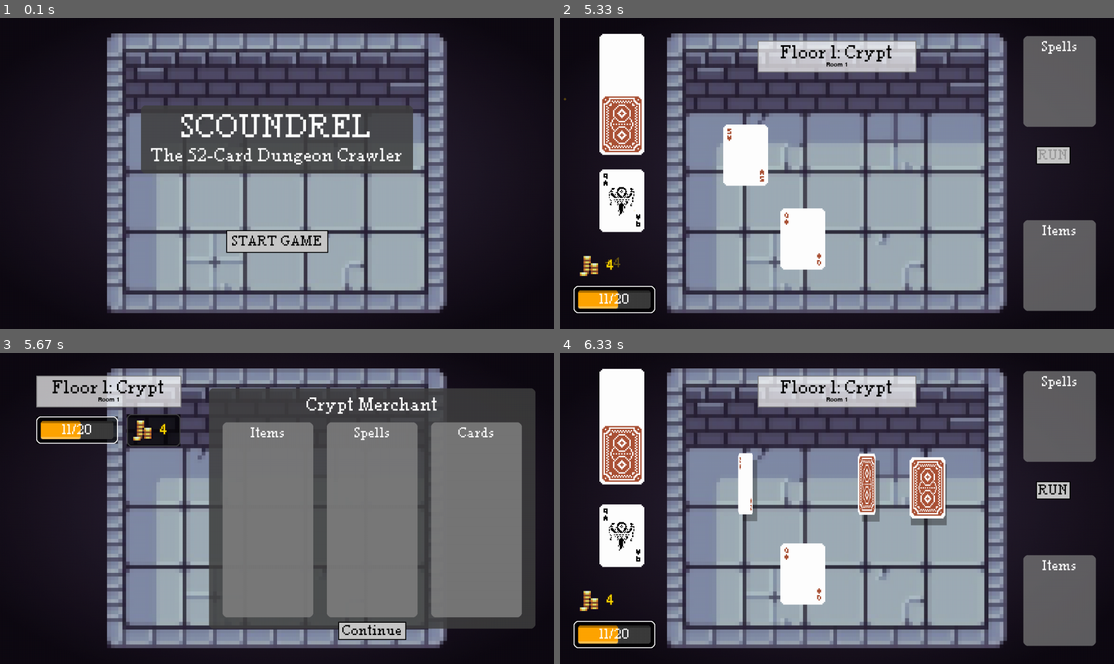
Above: before the commit, frames 1-4 (two rows, left to right).
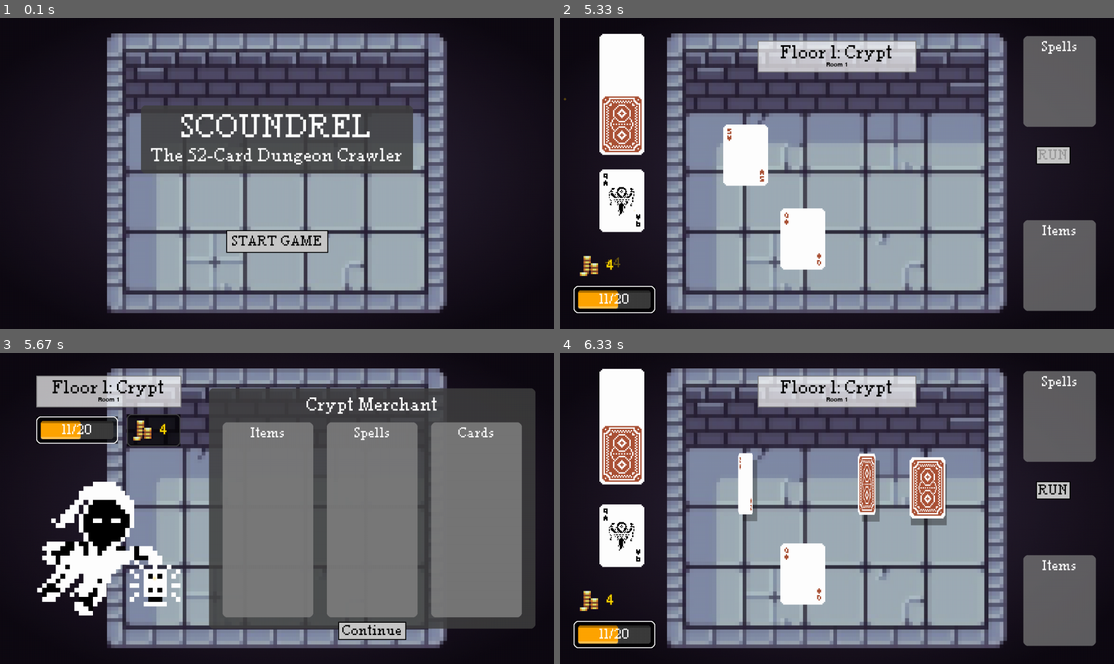
Above: after the commit, the same moments.

Repository: YetiGonk/Scoundrel-Pygame
Game: pygame game, started from main.py
Same seed, same stepped clock (60 frames per second), same inputs: the game is played once before the commit and once after it.
Inputs (mouse positions are in pixels of both pictures, inside the frame that each line leads up to):
- Up to frame 1 (0.1 s): no input
- Up to frame 2 (5.33 s): press the mouse at (837, 241) at 0.37 s; move the mouse to (825, 164) at 0.47 s; release the mouse at (814, 89) at 0.6 s; press the mouse at (837, 241) at 0.7 s; move the mouse to (742, 151) at 0.8 s; release the mouse at (654, 61) at 0.93 s; press the mouse at (837, 269) at 1.03 s; move the mouse to (798, 189) at 1.13 s; release the mouse at (759, 108) at 1.27 s; press the mouse at (864, 148) at 1.87 s; move the mouse to (853, 217) at 1.97 s; release the mouse at (842, 288) at 2.1 s; press the mouse at (742, 154) at 2.2 s; move the mouse to (864, 179) at 2.3 s; release the mouse at (986, 207) at 2.43 s; click (837, 154) at 3.38 s; click (864, 154) at 4.28 s; click "Continue" at 4.62 s
- Up to frame 3 (5.67 s): no input
- Up to frame 4 (6.33 s): click "Continue" at 5.72 s

Frames 1-2 are identical in both runs. In frame 3, 5.3% of the frame differs, in the area x 6-33%, y 41-85%; in frame 4, nothing differs.

Commit message:
merchant

Diff:
--- a/components/card.py
+++ b/components/card.py
@@ -61,15 +61,10 @@
         self.scale = 1.0
 
         # Load the card texture
-        if self.value > 14:
-            texture = ResourceLoader.load_image(
-                f"cards/joker_{"black" if self.suit in ("clubs", "spades") else "red"}_{self.value}.png"
-            )
-        else:
-            texture = ResourceLoader.load_image(f"cards/{self.suit}_{self.value}.png")
+        texture = ResourceLoader.load_image(f"cards/{self.suit}_{self.value}.png")
 
         # If this is a monster card (spades or clubs), add monster image and name
-        if self.type == "monster" and self.value >= 2 and self.value <= 17:
+        if self.type == "monster" and self.value >= 2 and self.value <= 14:
             texture = self.add_monster_to_card(texture)
 
         self.texture = pygame.transform.scale(texture, (self.width, self.height))
--- a/constants.py
+++ b/constants.py
@@ -221,7 +221,7 @@
         "lower": 2
     },
     "spades": {
-        "upper": 15,  # Very strong monsters
+        "upper": 14,  # Very strong monsters
         "lower": 4
     },
     "clubs": {
--- a/roguelike_constants.py
+++ b/roguelike_constants.py
@@ -90,11 +90,11 @@
 
 # Boss cards - one per floor
 BOSS_CARDS = {
-    "dungeon": {"suit": "spades", "value": 15, "name": "Dungeon Keeper"},
-    "forest": {"suit": "clubs", "value": 15, "name": "Ancient Treant"},
-    "library": {"suit": "clubs", "value": 16, "name": "Forbidden Grimoire"},
-    "crypt": {"suit": "spades", "value": 16, "name": "Lich King"},
-    "volcano": {"suit": "spades", "value": 17, "name": "Fire Elemental"},
+    "dungeon": {"suit": "spades", "value": 14, "name": "Dungeon Keeper"},
+    "forest": {"suit": "clubs", "value": 14, "name": "Ancient Treant"},
+    "library": {"suit": "clubs", "value": 14, "name": "Forbidden Grimoire"},
+    "crypt": {"suit": "spades", "value": 14, "name": "Lich King"},
+    "volcano": {"suit": "spades", "value": 14, "name": "Fire Elemental"},
 }
 
 """ Monster definitions for the roguelike elements of Scoundrel. """
@@ -118,10 +118,8 @@
             11: {"name": "Wraith", "image": "monsters/wraith.png", "ability": "life_drain"},
             12: {"name": "Troll", "image": "monsters/troll.png", "ability": "regeneration"},
             13: {"name": "Fire Knight", "image": "monsters/fire_knight.png", "ability": "burning_attack"},
-            # Aces and special cards (14+): Mini-bosses
+            # Ace (14): Boss monster
             14: {"name": "Beholder", "image": "monsters/beholder.png", "ability": "magic_attacks"},
-            # Boss card (15)
-            15: {"name": "Dungeon Keeper", "image": "monsters/demon_king.png", "ability": "summon_minions"},
         },
         "clubs": {
             # Lower values (2-5): Easy monsters
@@ -161,10 +159,8 @@
             11: {"name": "Hag", "image": "monsters/hag.png", "ability": "curse"},
             12: {"name": "Haunted Tree", "image": "monsters/haunted_tree.png", "ability": "root_attack"},
             13: {"name": "Ent Warrior", "image": "monsters/ent_warrior.png", "ability": "crushing_blow"},
-            # Aces and special cards (14): Mini-bosses
+            # Ace (14): Boss monster
             14: {"name": "Brood Mother", "image": "monsters/brood_mother.png", "ability": "spawn_spiders"},
-            # Boss card (15)
-            15: {"name": "Ancient Treant", "image": "monsters/haunted_tree.png", "ability": "nature_magic"},
         },
         "clubs": {
             # Lower values (2-5): Easy monsters
@@ -203,10 +199,8 @@
             11: {"name": "Banshee", "image": "monsters/banshee.png", "ability": "wail"},
             12: {"name": "Mad Mage", "image": "monsters/mad_mage.png", "ability": "spell_reflection"},
             13: {"name": "Crucible Knight", "image": "monsters/crucible_knight.png", "ability": "counter_attack"},
-            # Aces and special cards (14): Mini-bosses
+            # Ace (14): Boss monster
             14: {"name": "Anubis", "image": "monsters/anubis.png", "ability": "judgment"},
-            # Boss card (16)
-            16: {"name": "Forbidden Grimoire", "image": "monsters/hooded_merchant.png", "ability": "reality_warp"},
         },
         "clubs": {
             # Lower values (3-5): Easy monsters
@@ -244,11 +238,8 @@
             11: {"name": "Banshee", "image": "monsters/banshee.png", "ability": "wail"},
             12: {"name": "Reaper", "image": "monsters/reaper.png", "ability": "fear"},
             13: {"name": "Demon Shaman", "image": "monsters/demon_shaman.png", "ability": "curse"},
-            # Aces and special cards (14-15): Mini-bosses
+            # Ace (14): Boss monster
             14: {"name": "Chaos Demon", "image": "monsters/chaos_demon.png", "ability": "randomize"},
-            15: {"name": "Fallen Angel", "image": "monsters/fallen_angel.png", "ability": "holy_resistance"},
-            # Boss card (16)
-            16: {"name": "Lich King", "image": "monsters/hooded_merchant.png", "ability": "soul_extraction"},
         },
         "clubs": {
             # Lower values (3-5): Easy monsters
@@ -265,9 +256,8 @@
             11: {"name": "Hag", "image": "monsters/hag.png", "ability": "curse"},
             12: {"name": "Stone Golem", "image": "monsters/stone_golem.png", "ability": "reduced_damage"},
             13: {"name": "Fire Knight", "image": "monsters/fire_knight.png", "ability": "burning_attack"},
-            # Aces and special cards (14-15): Mini-bosses
+            # Ace (14): Boss monster
             14: {"name": "Mad Mage", "image": "monsters/mad_mage.png", "ability": "spell_reflection"},
-            15: {"name": "Anubis", "image": "monsters/anubis.png", "ability": "judgment"},
         },
     },
 
@@ -286,12 +276,8 @@
             11: {"name": "Lizard King", "image": "monsters/lizard_king.png", "ability": "royal_command"},
             12: {"name": "Wyrm", "image": "monsters/wyrm.png", "ability": "fire_breath"},
             13: {"name": "Ancient Wyrm", "image": "monsters/ancient_wyrm.png", "ability": "lava_pool"},
-            # Aces and special cards (14-16): Mini-bosses
+            # Ace (14): Boss monster
             14: {"name": "Demon King", "image": "monsters/demon_king.png", "ability": "summon_minions"},
-            15: {"name": "Lightning God", "image": "monsters/lightning_god.png", "ability": "chain_lightning"},
-            16: {"name": "Dragon", "image": "monsters/dragon.png", "ability": "devastating_breath"},
-            # Boss card (17)
-            17: {"name": "Fire Elemental", "image": "monsters/fire_spirit.png", "ability": "magma_eruption"},
         },
         "clubs": {
             # Lower values (4-5): Easy monsters
@@ -307,9 +293,8 @@
             11: {"name": "Cyclops", "image": "monsters/cyclops.png", "ability": "stun_attack"},
             12: {"name": "Fallen Angel", "image": "monsters/fallen_angel.png", "ability": "holy_resistance"},
             13: {"name": "Beholder", "image": "monsters/beholder.png", "ability": "magic_attacks"},
-            # Aces and special cards (14-15): Mini-bosses
+            # Ace (14): Boss monster
             14: {"name": "Reaper", "image": "monsters/reaper.png", "ability": "fear"},
-            15: {"name": "World Snake", "image": "monsters/world_snake.png", "ability": "deadly_constriction"},
         },
     },
 }
--- a/states/merchant_state.py
+++ b/states/merchant_state.py
@@ -1,5 +1,7 @@
 """ Merchant state for the Scoundrel game. """
 import pygame
+import random
+import math
 from pygame.locals import *
 
 from constants import SCREEN_WIDTH, SCREEN_HEIGHT, WHITE, BLACK, GRAY, LIGHT_GRAY, DARK_GRAY
@@ -10,6 +12,219 @@
 from ui.hud import HUD
 from ui.status_ui import StatusUI
 from utils.resource_loader import ResourceLoader
+from utils.animation import Animation, EasingFunctions
+
+
+class MerchantCharacter:
+    """Represents the merchant character with idle animation."""
+
+    def __init__(self, position, scale=10):
+        # Load merchant sprite
+        self.sprite = ResourceLoader.load_image("monsters/hooded_merchant.png")
+        self.sprite_width = self.sprite.get_width()
+        self.sprite_height = self.sprite.get_height()
+
+        # Flip the sprite horizontally
+        self.sprite = pygame.transform.flip(self.sprite, True, False)
+
+        # Define sprite features with correct positions from the flipped sprite
+        # For flipped sprite, x coordinates are mirrored from right edge
+        self.lantern_rect = pygame.Rect(self.sprite_width - 4 - 5, 20, 5, 6)  # Mirror lantern position
+        self.left_eye_rect = pygame.Rect(self.sprite_width - 18 - 2, 9, 2, 1)  # Mirror right eye to left
+        self.right_eye_rect = pygame.Rect(self.sprite_width - 14 - 2, 9, 2, 1)  # Mirror left eye to right
+
+        # Scale up the sprite
+        self.scale = scale
+        self.scaled_width = int(self.sprite_width * scale)
+        self.scaled_height = int(self.sprite_height * scale)
+        self.sprite = pygame.transform.scale(self.sprite, (self.scaled_width, self.scaled_height))
+
+        # Position (centered)
+        self.position = position
+        self.rect = self.sprite.get_rect()
+        self.rect.center = (position[0] + self.scaled_width//2, position[1] - self.scaled_height//2)
+
+        # Animation properties
+        self.bob_offset = 0.0
+        self.bob_speed = 2.0
+        self.bob_height = 5.0
+        self.time_passed = random.random() * 10  # Start at random phase
+
+        # Breathing effect
+        self.breath_scale = 1.0
+        self.breath_speed = 1.5
+        self.breath_amount = 0.03  # 3% size variation
+
+        # Occasional blinking
+        self.blink_timer = 0
+        self.blink_interval = random.uniform(3.0, 8.0)  # Random time between blinks
+        self.is_blinking = False
+        self.blink_duration = 0.15  # How long a blink lasts
+
+        # Lantern flame animation
+        self.flame_intensity = 1.0
+        self.flame_speed = 8.0
+
+        # Add some particles for effect
+        self.particles = []
+        self.spawn_particle_timer = 0
+        self.spawn_particle_interval = 0.8
+
+    def update(self, delta_time):
+        # Update time for animations
+        self.time_passed += delta_time
+
+        # Bob up and down
+        self.bob_offset = math.sin(self.time_passed * self.bob_speed) * self.bob_height
+
+        # Breathing effect
+        self.breath_scale = 1.0 + math.sin(self.time_passed * self.breath_speed) * self.breath_amount
+
+        # Flame intensity for lantern
+        self.flame_intensity = 1.0 + 0.3 * math.sin(self.time_passed * self.flame_speed)
+
+        # Blink occasionally
+        if not self.is_blinking:
+            self.blink_timer += delta_time
+            if self.blink_timer >= self.blink_interval:
+                self.is_blinking = True
+                self.blink_timer = 0
+                self.blink_interval = random.uniform(3.0, 8.0)  # Set next blink interval
+        else:
+            self.blink_timer += delta_time
+            if self.blink_timer >= self.blink_duration:
+                self.is_blinking = False
+                self.blink_timer = 0
+
+        # Spawn particles from the lantern
+        self.spawn_particle_timer += delta_time
+        if self.spawn_particle_timer >= self.spawn_particle_interval:
+            self.spawn_particle_timer = 0
+
+            # Calculate lantern position in screen coordinates
+            lantern_x = self.position[0] + self.lantern_rect.x * self.scale
+            lantern_y = self.position[1] + self.lantern_rect.y * self.scale
+
+            # Add a new particle from the lantern
+            self.particles.append({
+                'x': lantern_x + random.randint(0, int(self.lantern_rect.width * self.scale)),
+                'y': lantern_y + random.randint(0, int(self.lantern_rect.height * self.scale // 2)),
+                'size': random.randint(2, 6),
+                'speed': random.uniform(13, 20),
+                'life': 0,
+                'max_life': random.uniform(3.0, 9.0),
+                'color': (255, 215, random.randint(0, 100), 200)  # Gold-ish with alpha
+            })
+
+        # Update particles
+        updated_particles = []
+        for particle in self.particles:
+            particle['life'] += delta_time
+            if particle['life'] < particle['max_life']:
+                # Move particle upward
+                particle['y'] -= particle['speed'] * delta_time
+                updated_particles.append(particle)
+        self.particles = updated_particles
+
+    def draw(self, surface):
+        # Calculate the center of the sprite
+        center_x = self.position[0] + self.scaled_width // 2
+        center_y = self.position[1] + self.scaled_height // 2
+
+        # Draw particles behind the merchant
+        for particle in self.particles:
+            # Calculate alpha based on life
+            alpha = 255 * (1 - particle['life'] / particle['max_life'])
+            color = (particle['color'][0], particle['color'][1], particle['color'][2], alpha)
+
+            # Create a temporary surface for the particle with alpha
+            particle_surf = pygame.Surface((particle['size']*2, particle['size']*2), pygame.SRCALPHA)
+            pygame.draw.circle(particle_surf, color, (particle['size'], particle['size']), particle['size'])
+
+            # Draw the particle
+            surface.blit(particle_surf, (particle['x'] - particle['size'], particle['y'] - particle['size']))
+
+        # Apply breathing effect (centered scaling)
+        if self.breath_scale != 1.0:
+            # Calculate new dimensions
+            breath_width = int(self.scaled_width * self.breath_scale)
+            breath_height = int(self.scaled_height * self.breath_scale)
+
+            # Create scaled sprite
+            animated_sprite = pygame.transform.scale(self.sprite, (breath_width, breath_height))
+
+            # Calculate position to keep centered
+            x_pos = center_x - breath_width // 2
+            y_pos = center_y - breath_height // 2 + self.bob_offset
+        else:
+            # No scaling needed
+            animated_sprite = self.sprite
+            x_pos = center_x - self.scaled_width // 2
+            y_pos = center_y - self.scaled_height // 2 + self.bob_offset
+
+        # Draw the merchant
+        surface.blit(animated_sprite, (x_pos, y_pos))
+
+        # Calculate the current display scale (accounting for breathing)
+        current_scale = self.scale * self.breath_scale
+
+        # Draw blink effect on eyes if blinking
+        if self.is_blinking:
+            # Left eye
+            left_eye_x = x_pos + self.left_eye_rect.x * current_scale
+            left_eye_y = y_pos + self.left_eye_rect.y * current_scale
+            left_eye_width = self.left_eye_rect.width * current_scale
+            left_eye_height = self.left_eye_rect.height * current_scale
+
+            left_eye_rect = pygame.Rect(
+                left_eye_x, left_eye_y,
+                left_eye_width, left_eye_height
+            )
+
+            # Right eye
+            right_eye_x = x_pos + self.right_eye_rect.x * current_scale
+            right_eye_y = y_pos + self.right_eye_rect.y * current_scale
+            right_eye_width = self.right_eye_rect.width * current_scale
+            right_eye_height = self.right_eye_rect.height * current_scale
+
+            right_eye_rect = pygame.Rect(
+                right_eye_x, right_eye_y,
+                right_eye_width, right_eye_height
+            )
+
+            # Draw eye covers
+            pygame.draw.rect(surface, (0, 0, 0), left_eye_rect)
+            pygame.draw.rect(surface, (0, 0, 0), right_eye_rect)
+
+        # Draw lantern flame glow
+        lantern_x = x_pos + self.lantern_rect.x * current_scale
+        lantern_y = y_pos + self.lantern_rect.y * current_scale
+        lantern_width = self.lantern_rect.width * current_scale
+        lantern_height = self.lantern_rect.height * current_scale
+
+        # Calculate flame center
+        flame_x = lantern_x + lantern_width // 2
+        flame_y = lantern_y + lantern_height // 3
+
+        # Draw flame glow (multiple circles with decreasing opacity)
+        flame_sizes = [5, 3, 2]
+        flame_colors = [
+            (255, 200, 50, 30),  # outer glow
+            (255, 220, 80, 60),  # middle glow
+            (255, 240, 120, 120)  # inner glow
+        ]
+
+        for i, size in enumerate(flame_sizes):
+            # Scale flame intensity
+            current_size = size * self.flame_intensity
+
+            # Create a surface with alpha for the glow
+            glow_surf = pygame.Surface((int(current_size*2), int(current_size*2)), pygame.SRCALPHA)
+            pygame.draw.circle(glow_surf, flame_colors[i], (int(current_size), int(current_size)), int(current_size))
+
+            # Draw at the lantern position
+            surface.blit(glow_surf, (flame_x - current_size, flame_y - current_size))
+
 
 class MerchantState(GameState):
     """The merchant screen state of the game."""
@@ -21,6 +236,7 @@
         self.normal_font = None
         self.background = None
         self.floor = None
+        self.shade = None
 
         # Inventory
         self.items_for_sale = []
@@ -39,6 +255,9 @@
         self.hud = None
         self.status_ui = None
 
+        # Merchant character
+        self.merchant = None
+
     def enter(self):
         # Load fonts
         self.header_font = ResourceLoader.load_font("fonts/Pixel Times.ttf", 36)
@@ -54,6 +273,9 @@
         from constants import FLOOR_WIDTH, FLOOR_HEIGHT
         self.floor = ResourceLoader.load_image("floor.png")
         self.floor = pygame.transform.scale(self.floor, (FLOOR_WIDTH, FLOOR_HEIGHT))
+
+        # Load shade
+        self.shade = Panel((SCREEN_WIDTH, SCREEN_HEIGHT), (0, 0), colour=DARK_GRAY, alpha=100, border_radius=0)
 
         # Generate inventory
         self.generate_inventory()
@@ -72,6 +294,10 @@
 
         # Load gold icon
         self.gold_icon = ResourceLoader.load_image("gold.png")
+
+        # Create the merchant character in the bottom left corner
+        merchant_pos = (85, SCREEN_HEIGHT - 405)  # Position is the bottom-left anchor
+        self.merchant = MerchantCharacter(merchant_pos)
 
         # Preserve the playing state's equipped weapon and defeated monsters
         playing_state = self.game_manager.states["playing"]
@@ -416,8 +642,9 @@
         surface.blit(gold_text, gold_text_rect)
 
     def update(self, delta_time):
-        # No HUD updates needed
-        pass
+        # Update merchant character animation
+        if self.merchant:
+            self.merchant.update(delta_time)
 
     def draw(self, surface):
         # Draw background
@@ -437,6 +664,10 @@
         # Draw panels
         for panel in self.panels.values():
             panel.draw(surface)
+
+        # Draw merchant character
+        if self.merchant:
+            self.merchant.draw(surface)
 
         # Draw merchant title
         floor_type = self.game_manager.floor_manager.get_current_floor() or "unknown"
Binary file changed: assets/monsters/hooded_merchant.png
